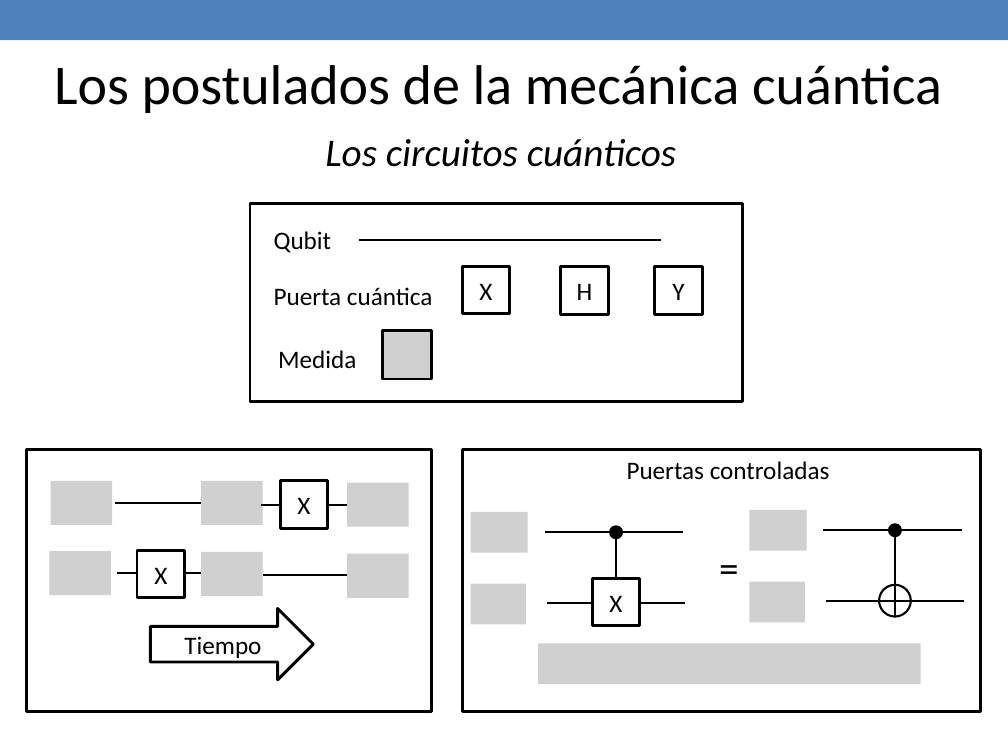
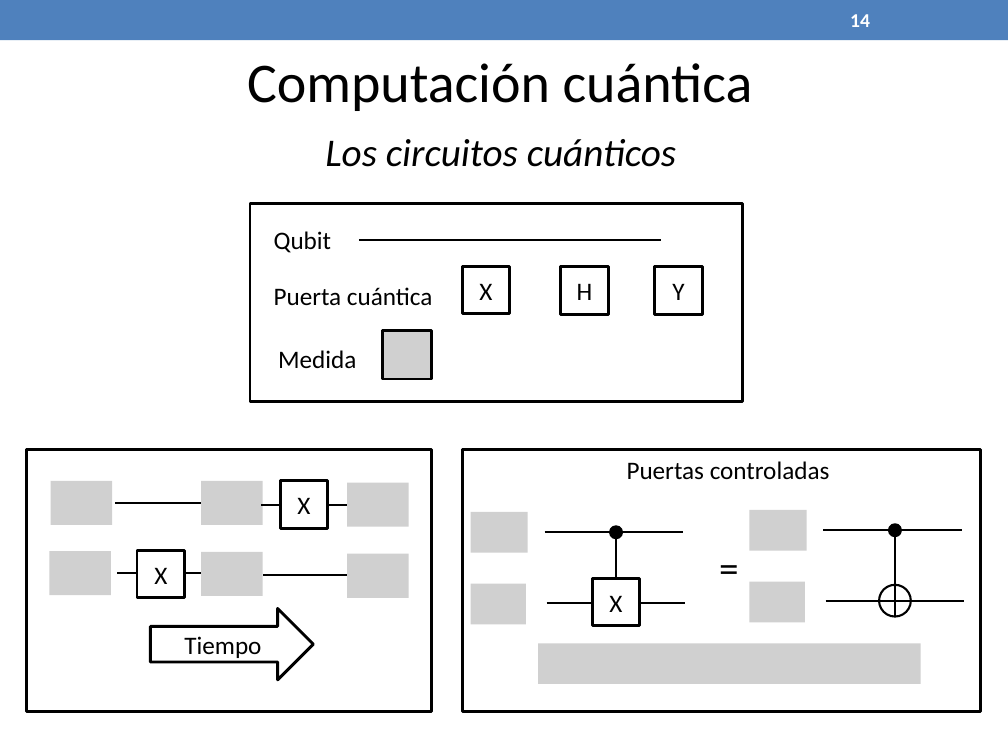
Before and after one commit to jaimecp89/qMIPS101, a slide deck: slide 14 of qMIPS/doc/Presentacion PFC.pptx (slide 17 before the commit). Drawn at 1008x756 pixels with LibreOffice and Linux fonts; fonts in the diff are those of the drawing; grey boxes stand for pictures. Boxes give left, top, right and bottom in pixels: in the first picture for what was removed or moved away, otherwise in the second. Text is boxed around its words. In the diff, an @@ line names an element or a change of style, - is before the commit and + after.

```diff
--- a/qMIPS/doc/Presentacion PFC.pptx
+++ b/qMIPS/doc/Presentacion PFC.pptx
@@ page number added at bbox=[850, 14, 870, 27], 14 pt, text #FFFFFF, bold @@
+14
@@ text removed at bbox=[54, 65, 942, 113] @@
-Los postulados de la mecánica cuántica
@@ text added at bbox=[247, 63, 753, 111], 40 pt, text #000000 @@
+Computación cuántica
```
Also in this commit, not shown: 34 other slides changed, 8 slides added, 1 slide removed.
